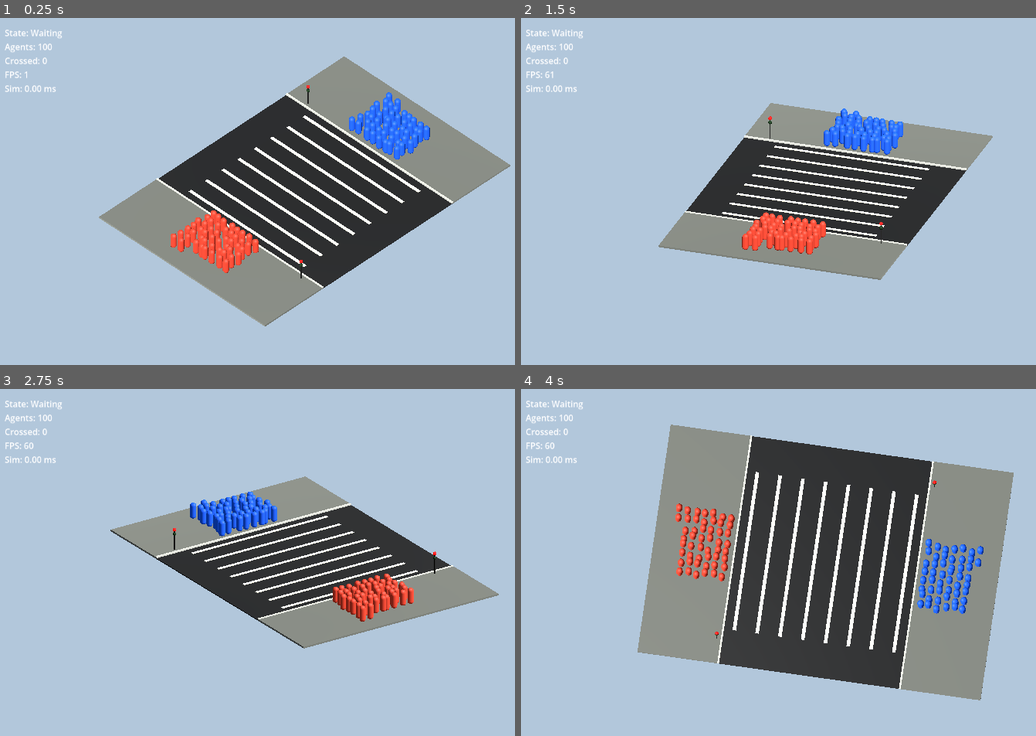
Above: before the commit, frames 1-4 (two rows, left to right).
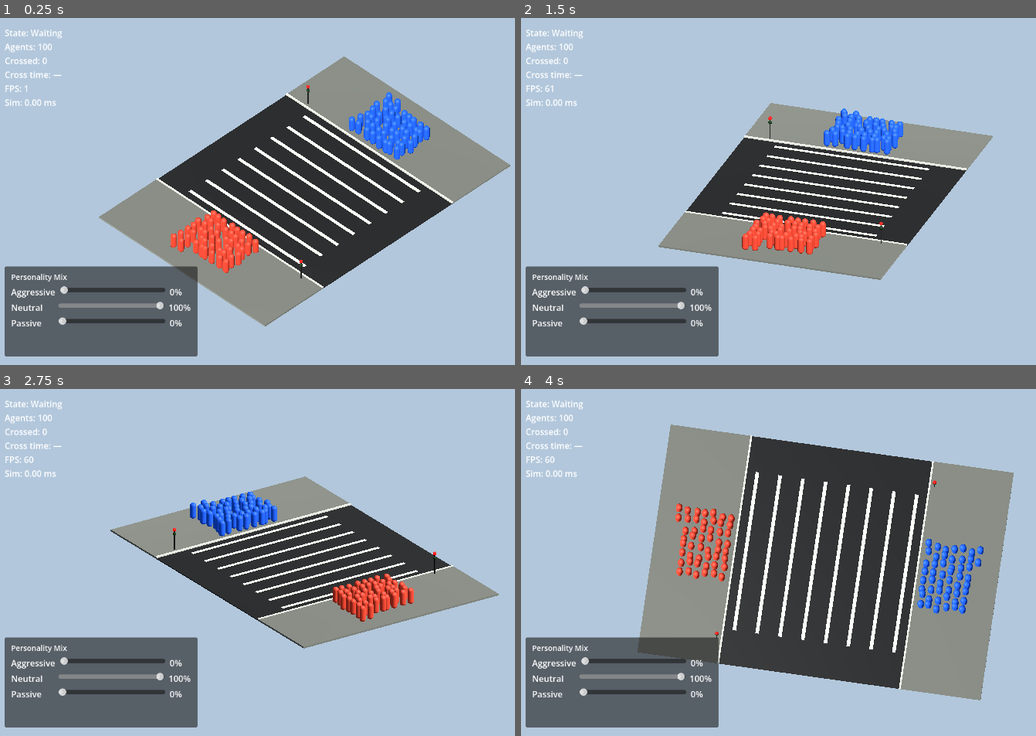
Above: after the commit, the same moments.

Repository: phalladar/crowd-simulator
Game: Godot game, scene res://scenes/main.tscn
Two runs of this game, one before a commit and one after it. Both use one fixed random seed, a clock stepped at 60 frames per second and the inputs below.
Inputs (mouse positions are in pixels of both pictures, inside the frame that each line leads up to):
- Up to frame 1 (0.25 s): no input
- Up to frame 2 (1.5 s): tap Enter at 0.5 s; move the mouse to (958, 174) at 0.52 s; tap R at 0.6 s; click (958, 174) at 0.67 s; tap Space at 0.77 s; drag from (701, 208) to (793, 260) at 1.27 s
- Up to frame 3 (2.75 s): tap Space at 2 s; move the mouse to (365, 486) at 2.02 s; tap R at 2.1 s; click (365, 486) at 2.17 s
- Up to frame 4 (4 s): tap Enter at 2.75 s; drag from (793, 631) to (639, 510) at 2.77 s; move the mouse to (1010, 614) at 3.52 s; tap R at 3.6 s; click (1010, 614) at 3.67 s; tap Space at 3.77 s

The runs differ from the first frame. In frame 1, 9.9% of the frame differs, in the area x 0-39%, y 15-98%; in frame 2, 10%; in frame 3, 10%; in frame 4, 10%.

Commit message:
feat: add personality mix sliders and crossing-time metric
Three runtime sliders (Aggressive / Neutral / Passive) in the bottom-left
HUD set per-agent RVO behavior at spawn time. Aggressive agents largely
ignore the avoidance callback's safe velocity (rvo_compliance=0.20) so
they hold course while neutral/passive agents route around them; passive
agents have a longer time horizon, larger personal space, and a higher
lateral-speed cap. Per-instance MultiMesh colors tint each capsule
darker (aggressive) or lighter (passive) than its crowd's base color.

Default 0/100/0 preserves the original simulation: the personality bag
skips its shuffle when uniform so the RNG state matches the prior
sequence consumed by spawn jitter.

Adds a Cross time line to the debug overlay: live elapsed during the
walk phase, frozen final value once the last agent reaches the opposite
side. Pause-aware via physics-delta accumulation. Lets you compare runs
across different personality mixes.

Diff:
--- a/scripts/crowd_simulation.gd
+++ b/scripts/crowd_simulation.gd
@@ -9,6 +9,21 @@
 const CROWD_B := 1
 
 const EPSILON := 0.00001
+
+const PERSONALITY_AGGRESSIVE := 0
+const PERSONALITY_NEUTRAL := 1
+const PERSONALITY_PASSIVE := 2
+
+# Per-personality multipliers applied on top of the global tuning knobs.
+# Aggressive agents largely ignore RVO's safe-velocity correction (low
+# rvo_compliance), so they hold course while neutral/passive agents route
+# around them. Tint is the lerp amount toward black (-) or white (+) used
+# for per-instance albedo.
+const PERSONALITY_PROFILES := [
+	{ "time_horizon_mul": 0.35, "padding_mul": 0.4, "max_lateral_mul": 0.30, "speed_mul": 1.15, "rvo_compliance": 0.20, "tint": -0.30 },
+	{ "time_horizon_mul": 1.00, "padding_mul": 1.0, "max_lateral_mul": 1.00, "speed_mul": 1.00, "rvo_compliance": 1.00, "tint":  0.00 },
+	{ "time_horizon_mul": 1.60, "padding_mul": 1.4, "max_lateral_mul": 1.60, "speed_mul": 0.90, "rvo_compliance": 1.00, "tint":  0.30 },
+]
 
 @export_group("Simulation")
 @export_range(10, 10000, 10) var agent_count: int = 100
@@ -36,6 +51,11 @@
 @export_range(0.0, 4.0, 0.1) var offside_destination_extra: float = 1.4
 @export_range(0.4, 2.0, 0.05) var spawn_spacing: float = 0.85
 
+@export_group("Personalities")
+@export_range(0, 100, 1) var aggressive_percent: int = 0
+@export_range(0, 100, 1) var neutral_percent: int = 100
+@export_range(0, 100, 1) var passive_percent: int = 0
+
 @export_group("Avoidance (RVO)")
 @export_range(1.0, 20.0, 0.5) var rvo_neighbor_distance: float = 5.0
 @export_range(2, 32, 1) var rvo_max_neighbors: int = 12
@@ -66,6 +86,9 @@
 var handedness := PackedFloat32Array()
 var crowd_ids := PackedInt32Array()
 var active := PackedByteArray()
+var personalities := PackedInt32Array()
+var personal_max_lateral := PackedFloat32Array()
+var rvo_compliance := PackedFloat32Array()
 var agent_rids: Array[RID] = []
 var _position_corrections := PackedVector2Array()
 
@@ -79,6 +102,8 @@
 var _crowd_a_count := 0
 var _crowd_b_count := 0
 var _last_simulation_ms := 0.0
+var _walk_elapsed := 0.0
+var _walk_final_seconds := 0.0
 
 var _camera: Camera3D
 var _camera_target := Vector3.ZERO
@@ -92,6 +117,15 @@
 var _debug_label: Label
 var _stop_material: StandardMaterial3D
 var _walk_material: StandardMaterial3D
+var _crowd_a_base_color := Color(0.11, 0.36, 0.95)
+var _crowd_b_base_color := Color(0.88, 0.25, 0.17)
+var _aggressive_slider: HSlider
+var _neutral_slider: HSlider
+var _passive_slider: HSlider
+var _aggressive_value_label: Label
+var _neutral_value_label: Label
+var _passive_value_label: Label
+var _suppress_slider_callbacks := false
 
 
 func _ready() -> void:
@@ -132,6 +166,8 @@
 	if _state != STATE_WALKING:
 		return
 
+	_walk_elapsed += delta
+
 	var frame_start_usec := Time.get_ticks_usec()
 
 	# Belt-and-suspenders: clean up any residual overlaps from the previous
@@ -165,6 +201,7 @@
 
 	if _arrived_count >= agent_count:
 		_state = STATE_DONE
+		_walk_final_seconds = _walk_elapsed
 
 
 func _on_avoidance(safe_velocity: Vector3, agent_index: int) -> void:
@@ -177,6 +214,12 @@
 		return
 
 	var safe_2d := Vector2(safe_velocity.x, safe_velocity.z)
+
+	# Aggressive agents (low compliance) mostly use their preferred velocity
+	# and ignore RVO's deviation; RVO still treats them as moving obstacles
+	# so neutral/passive agents route around them.
+	var preferred_2d := desired_dirs[agent_index] * preferred_speeds[agent_index]
+	safe_2d = preferred_2d.lerp(safe_2d, rvo_compliance[agent_index])
 
 	# Decompose into goal-relative forward and lateral components.
 	# Real humans walk forward; sidestepping is slow and effortful. RVO is
@@ -187,8 +230,9 @@
 	var raw_forward := safe_2d.dot(goal_dir)
 	var forward_speed := maxf(raw_forward, 0.0)
 	var lateral := safe_2d - goal_dir * raw_forward
-	if lateral.length_squared() > max_lateral_speed * max_lateral_speed:
-		lateral = lateral.normalized() * max_lateral_speed
+	var lateral_cap := personal_max_lateral[agent_index]
+	if lateral.length_squared() > lateral_cap * lateral_cap:
+		lateral = lateral.normalized() * lateral_cap
 	safe_2d = goal_dir * forward_speed + lateral
 
 	velocities[agent_index] = safe_2d
@@ -316,6 +360,8 @@
 	_free_agent_rids()
 	_rng.seed = simulation_seed
 	_elapsed = 0.0
+	_walk_elapsed = 0.0
+	_walk_final_seconds = 0.0
 	_state = STATE_WAITING
 	_arrived_count = 0
 	_crowd_a_count = int(agent_count / 2)
@@ -425,6 +471,9 @@
 	handedness.resize(size)
 	crowd_ids.resize(size)
 	active.resize(size)
+	personalities.resize(size)
+	personal_max_lateral.resize(size)
+	rvo_compliance.resize(size)
 	agent_rids.resize(size)
 
 
@@ -436,6 +485,7 @@
 	var start_edge_z := -crossing_length * 0.5 - curb_buffer if crowd_id == CROWD_A else crossing_length * 0.5 + curb_buffer
 	var destination_z := crossing_length * 0.5 + sidewalk_depth * 0.55 if crowd_id == CROWD_A else -crossing_length * 0.5 - sidewalk_depth * 0.55
 	var center_offset := float(columns - 1) * spawn_spacing * 0.5
+	var bag := _make_personality_bag(count)
 
 	for local_index in range(count):
 		var agent_index := start_index + local_index
@@ -450,30 +500,39 @@
 		)
 		var z := start_edge_z - direction_z * float(row) * spawn_spacing + z_jitter
 		var destination_x := _destination_x_for_start(x, destination_half_width)
+		var personality := bag[local_index]
+		var profile: Dictionary = PERSONALITY_PROFILES[personality]
+		var speed_mul := float(profile["speed_mul"])
+		var lateral_mul := float(profile["max_lateral_mul"])
+		var padding_mul := float(profile["padding_mul"])
+		var horizon_mul := float(profile["time_horizon_mul"])
 
 		positions[agent_index] = Vector2(x, z)
 		velocities[agent_index] = Vector2.ZERO
 		destinations[agent_index] = Vector2(destination_x, destination_z)
 		desired_dirs[agent_index] = Vector2(destination_x - x, destination_z - z).normalized()
 		radii[agent_index] = body_radius * _rng.randf_range(0.92, 1.08)
-		preferred_speeds[agent_index] = _rng.randf_range(min_speed, max_speed)
+		preferred_speeds[agent_index] = _rng.randf_range(min_speed, max_speed) * speed_mul
 		handedness[agent_index] = -1.0 if _rng.randf() < right_pass_probability else 1.0
 		start_delay[agent_index] = _rng.randf_range(0.0, max_start_delay)
 		crowd_ids[agent_index] = crowd_id
 		active[agent_index] = 1
+		personalities[agent_index] = personality
+		personal_max_lateral[agent_index] = max_lateral_speed * lateral_mul
+		rvo_compliance[agent_index] = float(profile["rvo_compliance"])
 
 		var rid := NavigationServer3D.agent_create()
 		agent_rids[agent_index] = rid
 		NavigationServer3D.agent_set_map(rid, _navigation_map)
 		NavigationServer3D.agent_set_avoidance_enabled(rid, true)
 		NavigationServer3D.agent_set_use_3d_avoidance(rid, false)
-		NavigationServer3D.agent_set_radius(rid, radii[agent_index] + collision_padding * 0.5)
+		NavigationServer3D.agent_set_radius(rid, radii[agent_index] + collision_padding * 0.5 * padding_mul)
 		NavigationServer3D.agent_set_height(rid, capsule_height)
 		NavigationServer3D.agent_set_max_speed(rid, max_speed + 0.5)
 		NavigationServer3D.agent_set_neighbor_distance(rid, rvo_neighbor_distance)
 		NavigationServer3D.agent_set_max_neighbors(rid, rvo_max_neighbors)
-		NavigationServer3D.agent_set_time_horizon_agents(rid, rvo_time_horizon)
-		NavigationServer3D.agent_set_time_horizon_obstacles(rid, rvo_time_horizon)
+		NavigationServer3D.agent_set_time_horizon_agents(rid, rvo_time_horizon * horizon_mul)
+		NavigationServer3D.agent_set_time_horizon_obstacles(rid, rvo_time_horizon * horizon_mul)
 		NavigationServer3D.agent_set_position(rid, _to_3d(positions[agent_index]))
 		NavigationServer3D.agent_set_velocity_forced(rid, Vector3.ZERO)
 		NavigationServer3D.agent_set_avoidance_callback(rid, _on_avoidance.bind(agent_index))
@@ -569,6 +628,173 @@
 	_debug_label.add_theme_font_size_override("font_size", 16)
 	canvas.add_child(_debug_label)
 
+	_build_personality_panel(canvas)
+
+
+func _build_personality_panel(canvas: CanvasLayer) -> void:
+	var panel := PanelContainer.new()
+	panel.name = "PersonalityPanel"
+	canvas.add_child(panel)
+	panel.anchor_left = 0.0
+	panel.anchor_top = 1.0
+	panel.anchor_right = 0.0
+	panel.anchor_bottom = 1.0
+	panel.offset_left = 16.0
+	panel.offset_top = -184.0
+	panel.offset_right = 376.0
+	panel.offset_bottom = -16.0
+
+	var margin := MarginContainer.new()
+	margin.add_theme_constant_override("margin_left", 12)
+	margin.add_theme_constant_override("margin_right", 12)
+	margin.add_theme_constant_override("margin_top", 10)
+	margin.add_theme_constant_override("margin_bottom", 10)
+	panel.add_child(margin)
+
+	var vbox := VBoxContainer.new()
+	vbox.add_theme_constant_override("separation", 6)
+	margin.add_child(vbox)
+
+	var title := Label.new()
+	title.text = "Personality Mix"
+	title.add_theme_font_size_override("font_size", 14)
+	vbox.add_child(title)
+
+	_aggressive_slider = HSlider.new()
+	_aggressive_value_label = Label.new()
+	_build_personality_row(vbox, "Aggressive", _aggressive_slider, _aggressive_value_label, aggressive_percent, 0)
+
+	_neutral_slider = HSlider.new()
+	_neutral_value_label = Label.new()
+	_build_personality_row(vbox, "Neutral", _neutral_slider, _neutral_value_label, neutral_percent, 1)
+
+	_passive_slider = HSlider.new()
+	_passive_value_label = Label.new()
+	_build_personality_row(vbox, "Passive", _passive_slider, _passive_value_label, passive_percent, 2)
+
+
+func _build_personality_row(parent: Control, label_text: String, slider: HSlider, value_label: Label, initial: int, slider_index: int) -> void:
+	var row := HBoxContainer.new()
+	row.add_theme_constant_override("separation", 8)
+	parent.add_child(row)
+
+	var name_label := Label.new()
+	name_label.text = label_text
+	name_label.custom_minimum_size = Vector2(80, 0)
+	row.add_child(name_label)
+
+	slider.min_value = 0.0
+	slider.max_value = 100.0
+	slider.step = 1.0
+	slider.value = float(initial)
+	slider.custom_minimum_size = Vector2(180, 0)
+	slider.size_flags_horizontal = Control.SIZE_EXPAND_FILL
+	row.add_child(slider)
+
+	value_label.text = "%d%%" % initial
+	value_label.custom_minimum_size = Vector2(40, 0)
+	row.add_child(value_label)
+
+	slider.value_changed.connect(_on_personality_slider_changed.bind(slider_index))
+	slider.drag_ended.connect(_on_personality_drag_ended)
+
+
+func _on_personality_slider_changed(value: float, slider_index: int) -> void:
+	if _suppress_slider_callbacks:
+		return
+	_rebalance_sliders(slider_index, int(round(value)))
+
+
+func _on_personality_drag_ended(_value_changed: bool) -> void:
+	reset_simulation()
+
+
+func _rebalance_sliders(changed_index: int, new_value: int) -> void:
+	new_value = clampi(new_value, 0, 100)
+	var values := [aggressive_percent, neutral_percent, passive_percent]
+	values[changed_index] = new_value
+
+	var remainder := 100 - new_value
+	var other_a := (changed_index + 1) % 3
+	var other_b := (changed_index + 2) % 3
+	var other_sum: int = values[other_a] + values[other_b]
+
+	if other_sum > 0:
+		var scaled_a := int(round(float(values[other_a]) * float(remainder) / float(other_sum)))
+		scaled_a = clampi(scaled_a, 0, remainder)
+		values[other_a] = scaled_a
+		values[other_b] = remainder - scaled_a
+	else:
+		var half_a := remainder / 2
+		values[other_a] = half_a
+		values[other_b] = remainder - half_a
+
+	aggressive_percent = values[0]
+	neutral_percent = values[1]
+	passive_percent = values[2]
+
+	_suppress_slider_callbacks = true
+	_aggressive_slider.value = float(aggressive_percent)
+	_neutral_slider.value = float(neutral_percent)
+	_passive_slider.value = float(passive_percent)
+	_aggressive_value_label.text = "%d%%" % aggressive_percent
+	_neutral_value_label.text = "%d%%" % neutral_percent
+	_passive_value_label.text = "%d%%" % passive_percent
+	_suppress_slider_callbacks = false
+
+
+func _make_personality_bag(count: int) -> PackedInt32Array:
+	var bag := PackedInt32Array()
+	bag.resize(count)
+	if count <= 0:
+		return bag
+
+	var total := aggressive_percent + neutral_percent + passive_percent
+	if total <= 0:
+		for i in range(count):
+			bag[i] = PERSONALITY_NEUTRAL
+		return bag
+
+	var raw := [
+		float(aggressive_percent) / float(total) * float(count),
+		float(neutral_percent) / float(total) * float(count),
+		float(passive_percent) / float(total) * float(count),
+	]
+	var floors := [int(floor(raw[0])), int(floor(raw[1])), int(floor(raw[2]))]
+	var remainders := [raw[0] - floor(raw[0]), raw[1] - floor(raw[1]), raw[2] - floor(raw[2])]
+	var deficit: int = count - (floors[0] + floors[1] + floors[2])
+	while deficit > 0:
+		var best := 0
+		for i in range(1, 3):
+			if remainders[i] > remainders[best]:
+				best = i
+		floors[best] += 1
+		remainders[best] = -1.0
+		deficit -= 1
+
+	var idx := 0
+	var nonzero_personalities := 0
+	for personality in range(3):
+		var f: int = floors[personality]
+		if f > 0:
+			nonzero_personalities += 1
+		for _j in range(f):
+			bag[idx] = personality
+			idx += 1
+
+	# Only shuffle when the bag actually has more than one personality.
+	# A uniform bag is unchanged by shuffling but still consumes RNG state,
+	# which would shift downstream randf calls in _spawn_crowd and break
+	# behavior parity at the default 0/100/0 mix.
+	if nonzero_personalities > 1:
+		for i in range(count - 1, 0, -1):
+			var j := _rng.randi_range(0, i)
+			var tmp: int = bag[i]
+			bag[i] = bag[j]
+			bag[j] = tmp
+
+	return bag
+
 
 func _rebuild_agent_multimeshes() -> void:
 	if is_instance_valid(_crowd_a_mesh):
@@ -576,24 +802,27 @@
 	if is_instance_valid(_crowd_b_mesh):
 		_crowd_b_mesh.queue_free()
 
-	_crowd_a_mesh = _make_agent_multimesh("CrowdA", _crowd_a_count, Color(0.11, 0.36, 0.95))
-	_crowd_b_mesh = _make_agent_multimesh("CrowdB", _crowd_b_count, Color(0.88, 0.25, 0.17))
+	_crowd_a_mesh = _make_agent_multimesh("CrowdA", _crowd_a_count)
+	_crowd_b_mesh = _make_agent_multimesh("CrowdB", _crowd_b_count)
 	add_child(_crowd_a_mesh)
 	add_child(_crowd_b_mesh)
-
-
-func _make_agent_multimesh(node_name: String, count: int, color: Color) -> MultiMeshInstance3D:
+	_apply_instance_colors()
+
+
+func _make_agent_multimesh(node_name: String, count: int) -> MultiMeshInstance3D:
 	var capsule := CapsuleMesh.new()
 	capsule.radius = body_radius
 	capsule.height = capsule_height
 	capsule.radial_segments = 10
 	capsule.rings = 4
 
-	var material := _make_material(color)
+	var material := _make_material(Color.WHITE)
 	material.roughness = 0.6
+	material.vertex_color_use_as_albedo = true
 
 	var multimesh := MultiMesh.new()
 	multimesh.transform_format = MultiMesh.TRANSFORM_3D
+	multimesh.use_colors = true
 	multimesh.mesh = capsule
 	multimesh.instance_count = count
 
@@ -604,6 +833,22 @@
 	return instance
 
 
+func _apply_instance_colors() -> void:
+	if not is_instance_valid(_crowd_a_mesh) or not is_instance_valid(_crowd_b_mesh):
+		return
+
+	for i in range(agent_count):
+		var personality := personalities[i]
+		var tint := float(PERSONALITY_PROFILES[personality]["tint"])
+		var base_color: Color = _crowd_a_base_color if i < _crowd_a_count else _crowd_b_base_color
+		var target := Color.WHITE if tint > 0.0 else Color.BLACK
+		var blended := base_color.lerp(target, absf(tint))
+		if i < _crowd_a_count:
+			_crowd_a_mesh.multimesh.set_instance_color(i, blended)
+		else:
+			_crowd_b_mesh.multimesh.set_instance_color(i - _crowd_a_count, blended)
+
+
 func _update_agent_visuals() -> void:
 	if not is_instance_valid(_crowd_a_mesh) or not is_instance_valid(_crowd_b_mesh):
 		return
@@ -628,10 +873,17 @@
 	elif _state == STATE_DONE:
 		state_text = "Done"
 
-	_debug_label.text = "State: %s\nAgents: %d\nCrossed: %d\nFPS: %d\nSim: %.2f ms" % [
+	var cross_text := "—"
+	if _state == STATE_WALKING:
+		cross_text = "%.2f s" % _walk_elapsed
+	elif _state == STATE_DONE:
+		cross_text = "%.2f s (final)" % _walk_final_seconds
+
+	_debug_label.text = "State: %s\nAgents: %d\nCrossed: %d\nCross time: %s\nFPS: %d\nSim: %.2f ms" % [
 		state_text,
 		agent_count,
 		_arrived_count,
+		cross_text,
 		Engine.get_frames_per_second(),
 		_last_simulation_ms
 	]
